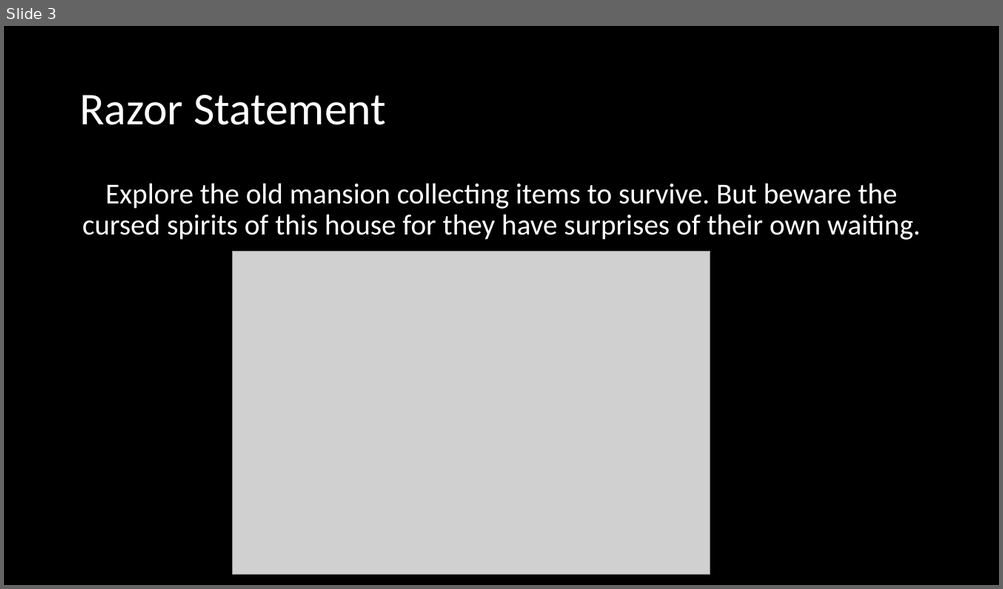
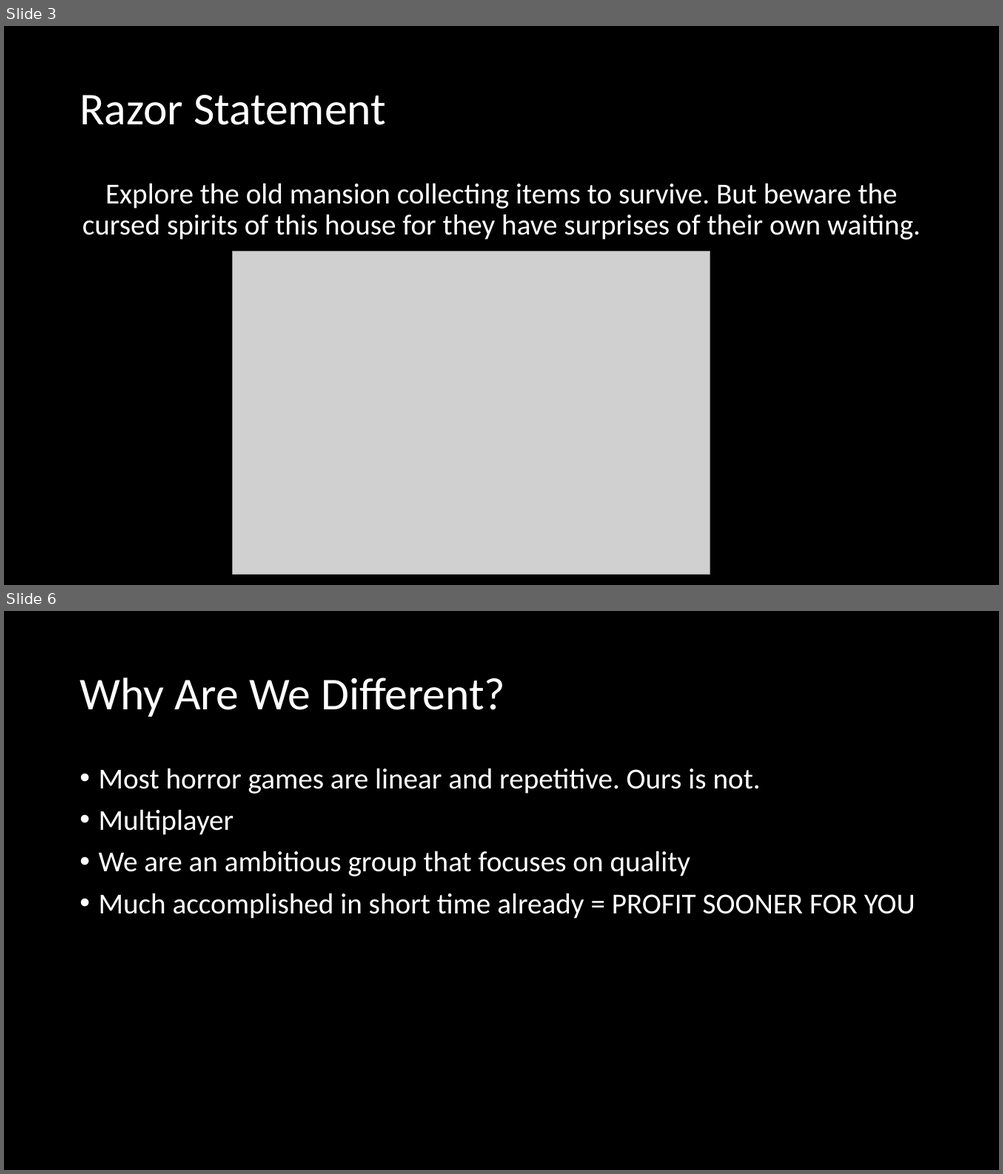
Before and after one commit to UCCS-GDD/CS3350-TheCreakingGrounds, a slide deck: Presentation/Presentation1.pptx. Shown one above the other, each under a label of ours: slide 3 before the commit, slides 3 and 6 after it; the slides between them are not shown. The pictures are 1003x589 and 1003x1174 pixels, drawn with LibreOffice and Linux fonts; fonts in the diff are those of the drawing; grey boxes stand for pictures. Boxes give left, top, right and bottom in pixels: in the first picture for what was removed or moved away, otherwise in the second. Text is boxed around its words. In the diff, an @@ line names an element or a change of style, - is before the commit and + after.

```diff
--- a/Presentation/Presentation1.pptx
+++ b/Presentation/Presentation1.pptx
@@ slide 6 added at [4,611,999,1170], background #000000 @@
@@ title added at [79,678,505,717], 44 pt, text #FFFFFF @@
+Why Are We Different?
@@ text added at [99,768,915,919], 28 pt, text #FFFFFF @@
+• Most horror games are linear and repetitive. Ours is not.
+• Multiplayer
+• We are an ambitious group that focuses on quality
+• Much accomplished in short time already = PROFIT SOONER FOR YOU
```
Also in this commit, not shown: 2 slides changed, 2 other slides added, 2 other files.
